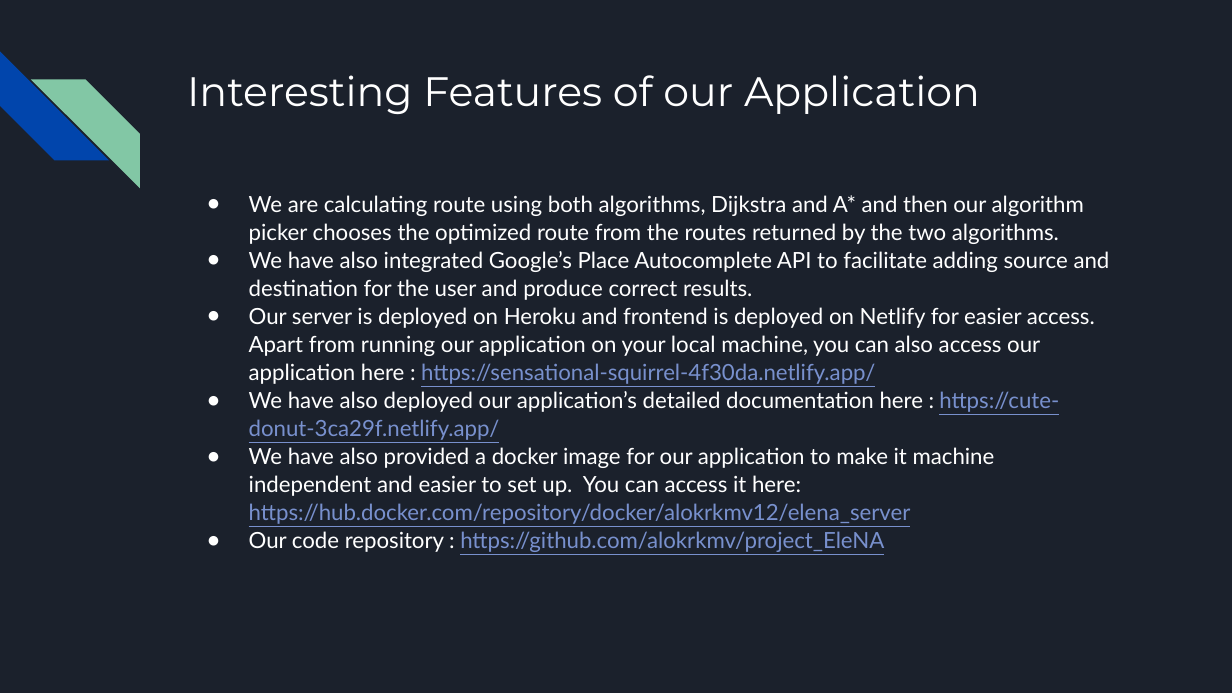
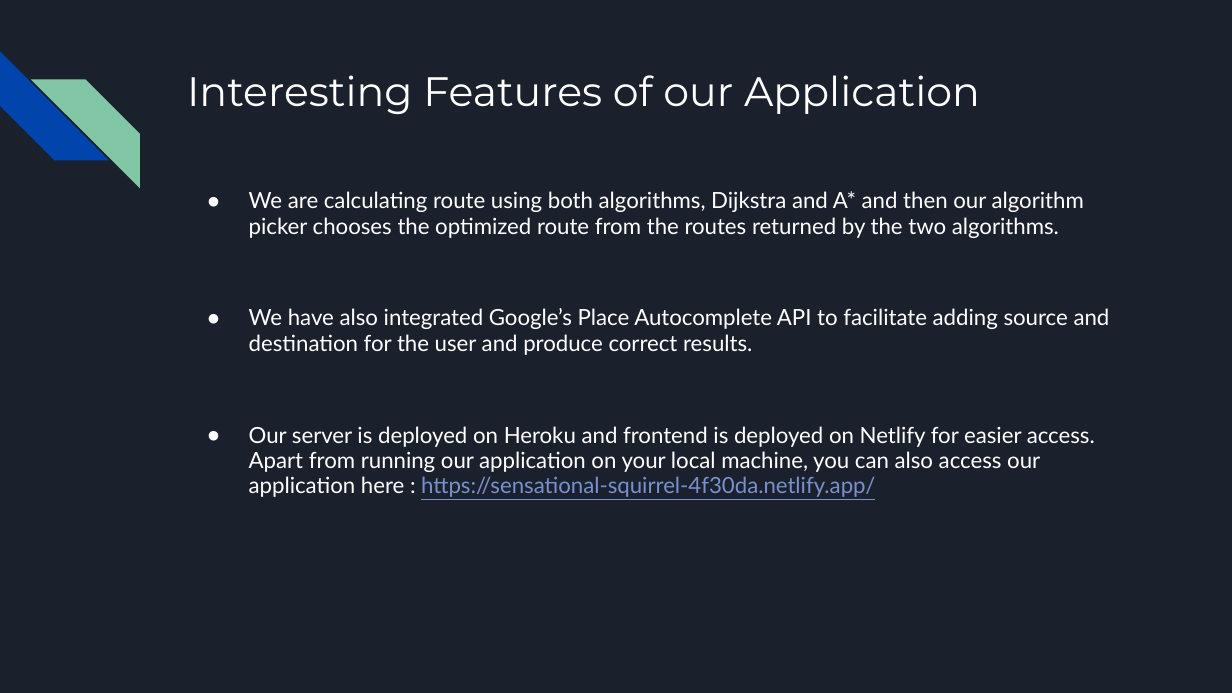
Before and after one commit to alokrkmv/CS520_project_EleNA, a slide deck: slide 12 of Documentation/520 Final Presentation.pptx (slide 10 before the commit). Drawn at 1232x693 pixels with LibreOffice and Linux fonts; fonts in the diff are those of the drawing. Boxes give left, top, right and bottom in pixels: in the first picture for what was removed or moved away, otherwise in the second. Text is boxed around its words. In the diff, an @@ line names an element or a change of style, - is before the commit and + after.

```diff
--- a/Documentation/520 Final Presentation.pptx
+++ b/Documentation/520 Final Presentation.pptx
@@ text "We are calculating route using ..." at box(249, 191, 1110, 497): line spacing 1.05 to 0.95; more space between paragraphs @@
@@ text at box(249, 391, 1059, 552): paragraphs removed @@
-● We have also deployed our application’s detailed documentation here : https://cute-donut-3ca29f.netlify.app/
-● We have also provided a docker image for our application to make it machine independent and easier to set up. You can access it here: https://hub.docker.com/repository/docker/alokrkmv12/elena_server
-● Our code repository : https://github.com/alokrkmv/project_EleNA
```
Also in this commit, not shown: 3 other slides changed, 3 slides added.
